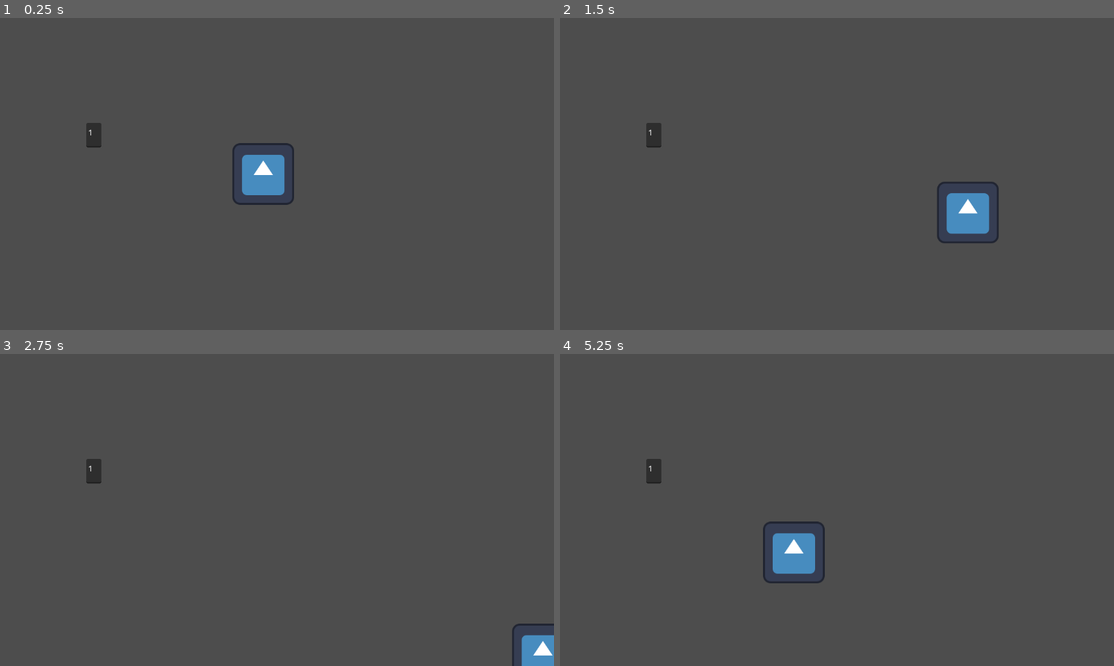
Above: before the commit, frames 1-4 (two rows, left to right).
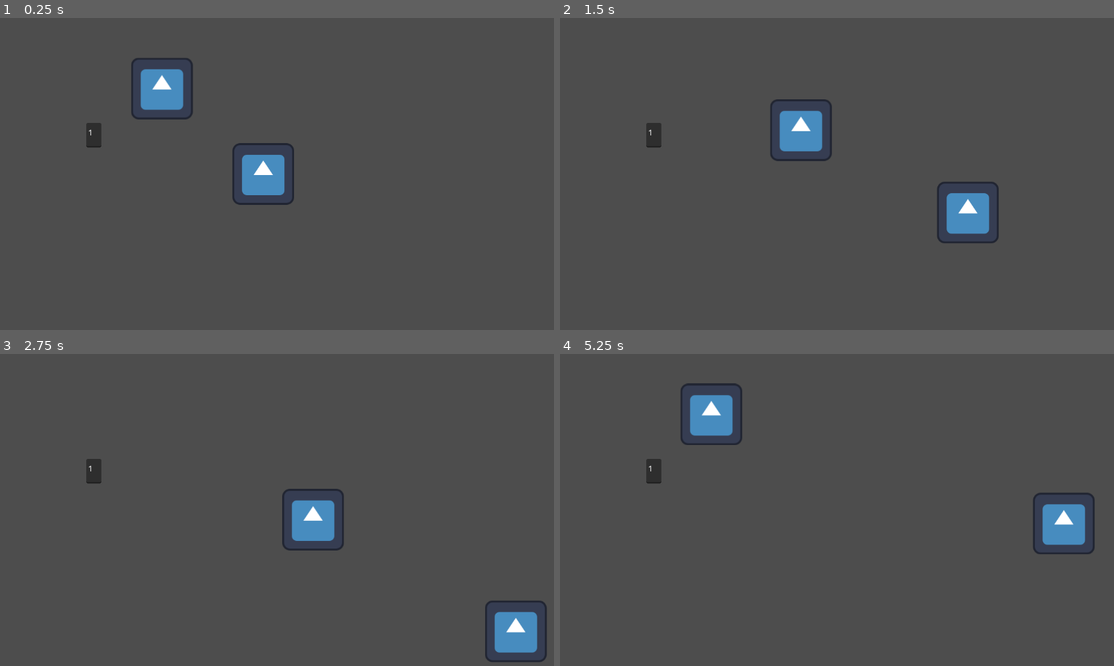
Above: after the commit, the same moments.

Repository: 22ncave/8DIT-Game-Project
Game: Godot game, scene res://scenes/rooms/room_1.tscn
Two runs of this game, one before a commit and one after it. Both use one fixed random seed, a clock stepped at 60 frames per second and the inputs below. The engine's default icon, where the game draws it, is replaced by a stand-in: a white triangle on a blue panel in a dark square.
Inputs:
- Up to frame 1 (0.25 s): no input
- Up to frame 2 (1.5 s): hold D (right) 0.53-1.28 s; hold S (down) from 1.28 s (still down)
- Up to frame 3 (2.75 s): release S (down) at 2.03 s; hold D (right) from 2.03 s (still down)
- Up to frame 4 (5.25 s): release D (right) at 2.78 s; hold W (up) 2.78-3.53 s; hold A (left) 3.53-5.03 s; hold S (down) from 5.03 s (still down)

The runs differ from the first frame. In frame 1, 1.3% of the frame differs, in the area x 23-35%, y 12-33%; in frame 2, 1.3%; in frame 3, 2.8%; in frame 4, 3.9%, in the area x 21-97%, y 9-74%.

Commit message:
made walls and basic monster code

Diff:
--- /dev/null
+++ b/the-observer/scenes/monster.tscn
@@ -0,0 +1,25 @@
+[gd_scene format=3 uid="uid://dyesxlc85kkd3"]
+
+[ext_resource type="Script" uid="uid://cx1qbx2jph1ti" path="res://scripts/monster.gd" id="1_1cbnp"]
+[ext_resource type="Texture2D" uid="uid://b84nwegnytgwg" path="res://icon.svg" id="1_uwnm8"]
+
+[sub_resource type="RectangleShape2D" id="RectangleShape2D_1cbnp"]
+size = Vector2(128, 129)
+
+[node name="monster" type="CharacterBody2D" unique_id=624561388]
+script = ExtResource("1_1cbnp")
+
+[node name="Sprite2D" type="Sprite2D" parent="." unique_id=361161733]
+texture = ExtResource("1_uwnm8")
+
+[node name="NavigationAgent2D" type="NavigationAgent2D" parent="." unique_id=389463217]
+
+[node name="CollisionShape2D" type="CollisionShape2D" parent="." unique_id=286751661]
+position = Vector2(0, 1.5)
+shape = SubResource("RectangleShape2D_1cbnp")
+
+[node name="Area2D" type="Area2D" parent="." unique_id=1414277429]
+
+[node name="CollisionShape2D" type="CollisionShape2D" parent="Area2D" unique_id=1070625376]
+position = Vector2(0, 1.5)
+shape = SubResource("RectangleShape2D_1cbnp")
--- a/the-observer/scenes/rooms/room_1.tscn
+++ b/the-observer/scenes/rooms/room_1.tscn
@@ -3,6 +3,13 @@
 [ext_resource type="Script" uid="uid://b3guynd2wrsl4" path="res://scripts/level.gd" id="1_fbq1s"]
 [ext_resource type="PackedScene" uid="uid://dqkqblw0t81lj" path="res://scenes/player.tscn" id="1_scgta"]
 [ext_resource type="PackedScene" uid="uid://bhixvpk506kjs" path="res://scenes/door.tscn" id="2_hnbyo"]
+[ext_resource type="PackedScene" uid="uid://dyesxlc85kkd3" path="res://scenes/monster.tscn" id="4_wodat"]
+[ext_resource type="PackedScene" uid="uid://bg7fi3nwqs56j" path="res://scenes/wall.tscn" id="5_p8nu4"]
+
+[sub_resource type="NavigationPolygon" id="NavigationPolygon_fbq1s"]
+vertices = PackedVector2Array(1145.8672, 635, 10.046875, 635, 12.953125, 17, 1138.1172, 17)
+polygons = Array[PackedInt32Array]([PackedInt32Array(0, 1, 2, 3)])
+outlines = Array[PackedVector2Array]([PackedVector2Array(3, 7, 1148, 7, 1156, 645, 0, 645)])
 
 [node name="room_1" type="Node2D" unique_id=922840621]
 script = ExtResource("1_fbq1s")
@@ -30,3 +37,12 @@
 offset_right = 213.0
 offset_bottom = 269.0
 text = "1"
+
+[node name="NavigationRegion2D" type="NavigationRegion2D" parent="." unique_id=404700810]
+navigation_polygon = SubResource("NavigationPolygon_fbq1s")
+
+[node name="monster" parent="." unique_id=624561388 node_paths=PackedStringArray("player") instance=ExtResource("4_wodat")]
+position = Vector2(312, 124)
+player = NodePath("../Player")
+
+[node name="wall" parent="." unique_id=976235932 instance=ExtResource("5_p8nu4")]
--- a/the-observer/scenes/rooms/room_2.tscn
+++ b/the-observer/scenes/rooms/room_2.tscn
@@ -3,6 +3,7 @@
 [ext_resource type="Script" uid="uid://b3guynd2wrsl4" path="res://scripts/level.gd" id="1_3e1ps"]
 [ext_resource type="PackedScene" uid="uid://dqkqblw0t81lj" path="res://scenes/player.tscn" id="1_6a8el"]
 [ext_resource type="PackedScene" uid="uid://bhixvpk506kjs" path="res://scenes/door.tscn" id="3_ar6ir"]
+[ext_resource type="PackedScene" uid="uid://bg7fi3nwqs56j" path="res://scenes/wall.tscn" id="4_0g03g"]
 
 [node name="room_2" type="Node2D" unique_id=1176185118]
 script = ExtResource("1_3e1ps")
@@ -30,3 +31,5 @@
 offset_right = 213.0
 offset_bottom = 269.0
 text = "2"
+
+[node name="wall" parent="." unique_id=976235932 instance=ExtResource("4_0g03g")]
--- a/the-observer/scenes/rooms/room_3.tscn
+++ b/the-observer/scenes/rooms/room_3.tscn
@@ -3,6 +3,7 @@
 [ext_resource type="PackedScene" uid="uid://dqkqblw0t81lj" path="res://scenes/player.tscn" id="1_etvqs"]
 [ext_resource type="Script" uid="uid://b3guynd2wrsl4" path="res://scripts/level.gd" id="1_josgj"]
 [ext_resource type="PackedScene" uid="uid://bhixvpk506kjs" path="res://scenes/door.tscn" id="3_g5ssp"]
+[ext_resource type="PackedScene" uid="uid://bg7fi3nwqs56j" path="res://scenes/wall.tscn" id="4_ahsqd"]
 
 [node name="room_3" type="Node2D" unique_id=403007972]
 script = ExtResource("1_josgj")
@@ -24,3 +25,5 @@
 offset_right = 213.0
 offset_bottom = 269.0
 text = "3"
+
+[node name="wall" parent="." unique_id=976235932 instance=ExtResource("4_ahsqd")]
--- a/the-observer/scenes/rooms/room_4.tscn
+++ b/the-observer/scenes/rooms/room_4.tscn
@@ -3,6 +3,7 @@
 [ext_resource type="PackedScene" uid="uid://dqkqblw0t81lj" path="res://scenes/player.tscn" id="1_2f6pe"]
 [ext_resource type="Script" uid="uid://b3guynd2wrsl4" path="res://scripts/level.gd" id="1_yf4pg"]
 [ext_resource type="PackedScene" uid="uid://bhixvpk506kjs" path="res://scenes/door.tscn" id="3_8h73v"]
+[ext_resource type="PackedScene" uid="uid://bg7fi3nwqs56j" path="res://scenes/wall.tscn" id="4_u8vhm"]
 
 [node name="room_4" type="Node2D" unique_id=540042818]
 script = ExtResource("1_yf4pg")
@@ -18,7 +19,7 @@
 position_tag = "s"
 
 [node name="Door_e" parent="Doors" unique_id=1544276488 instance=ExtResource("3_8h73v")]
-position = Vector2(1155, 320.00003)
+position = Vector2(1142, 320.00003)
 rotation = 1.5712559
 room_tag = "room_5"
 position_tag = "w"
@@ -35,3 +36,5 @@
 offset_right = 213.0
 offset_bottom = 269.0
 text = "4"
+
+[node name="wall" parent="." unique_id=976235932 instance=ExtResource("4_u8vhm")]
--- a/the-observer/scenes/rooms/room_5.tscn
+++ b/the-observer/scenes/rooms/room_5.tscn
@@ -3,6 +3,7 @@
 [ext_resource type="Script" uid="uid://b3guynd2wrsl4" path="res://scripts/level.gd" id="1_585it"]
 [ext_resource type="PackedScene" uid="uid://dqkqblw0t81lj" path="res://scenes/player.tscn" id="1_wq1n7"]
 [ext_resource type="PackedScene" uid="uid://bhixvpk506kjs" path="res://scenes/door.tscn" id="3_qf5d3"]
+[ext_resource type="PackedScene" uid="uid://bg7fi3nwqs56j" path="res://scenes/wall.tscn" id="4_3gq05"]
 
 [node name="room_5" type="Node2D" unique_id=1338870574]
 script = ExtResource("1_585it")
@@ -41,3 +42,5 @@
 offset_right = 213.0
 offset_bottom = 269.0
 text = "5"
+
+[node name="wall" parent="." unique_id=976235932 instance=ExtResource("4_3gq05")]
--- a/the-observer/scenes/rooms/room_6.tscn
+++ b/the-observer/scenes/rooms/room_6.tscn
@@ -3,6 +3,7 @@
 [ext_resource type="PackedScene" uid="uid://dqkqblw0t81lj" path="res://scenes/player.tscn" id="1_qliwx"]
 [ext_resource type="Script" uid="uid://b3guynd2wrsl4" path="res://scripts/level.gd" id="1_u1063"]
 [ext_resource type="PackedScene" uid="uid://bhixvpk506kjs" path="res://scenes/door.tscn" id="3_wf3jn"]
+[ext_resource type="PackedScene" uid="uid://bg7fi3nwqs56j" path="res://scenes/wall.tscn" id="4_7u5fy"]
 
 [node name="room_6" type="Node2D" unique_id=1375047011]
 script = ExtResource("1_u1063")
@@ -35,3 +36,5 @@
 offset_right = 213.0
 offset_bottom = 269.0
 text = "6"
+
+[node name="wall" parent="." unique_id=976235932 instance=ExtResource("4_7u5fy")]
--- a/the-observer/scenes/rooms/room_7.tscn
+++ b/the-observer/scenes/rooms/room_7.tscn
@@ -3,6 +3,7 @@
 [ext_resource type="PackedScene" uid="uid://dqkqblw0t81lj" path="res://scenes/player.tscn" id="1_ltaa5"]
 [ext_resource type="Script" uid="uid://b3guynd2wrsl4" path="res://scripts/level.gd" id="1_n8rfd"]
 [ext_resource type="PackedScene" uid="uid://bhixvpk506kjs" path="res://scenes/door.tscn" id="3_wyc6f"]
+[ext_resource type="PackedScene" uid="uid://bg7fi3nwqs56j" path="res://scenes/wall.tscn" id="4_ke6or"]
 
 [node name="room_7" type="Node2D" unique_id=1336850897]
 script = ExtResource("1_n8rfd")
@@ -23,3 +24,5 @@
 offset_right = 213.0
 offset_bottom = 269.0
 text = "7"
+
+[node name="wall" parent="." unique_id=976235932 instance=ExtResource("4_ke6or")]
--- a/the-observer/scenes/rooms/room_8.tscn
+++ b/the-observer/scenes/rooms/room_8.tscn
@@ -3,6 +3,7 @@
 [ext_resource type="Script" uid="uid://b3guynd2wrsl4" path="res://scripts/level.gd" id="1_n7o1u"]
 [ext_resource type="PackedScene" uid="uid://dqkqblw0t81lj" path="res://scenes/player.tscn" id="1_tdltm"]
 [ext_resource type="PackedScene" uid="uid://bhixvpk506kjs" path="res://scenes/door.tscn" id="3_jygfs"]
+[ext_resource type="PackedScene" uid="uid://bg7fi3nwqs56j" path="res://scenes/wall.tscn" id="4_8ndhd"]
 
 [node name="room_8" type="Node2D" unique_id=1000437915]
 script = ExtResource("1_n7o1u")
@@ -18,7 +19,7 @@
 position_tag = "s"
 
 [node name="Door_e" parent="Doors" unique_id=376427902 instance=ExtResource("3_jygfs")]
-position = Vector2(1153, 351)
+position = Vector2(1144, 351)
 rotation = 1.5713986
 room_tag = "room_9"
 position_tag = "w"
@@ -29,3 +30,5 @@
 offset_right = 213.0
 offset_bottom = 269.0
 text = "8"
+
+[node name="wall" parent="." unique_id=976235932 instance=ExtResource("4_8ndhd")]
--- a/the-observer/scenes/rooms/room_9.tscn
+++ b/the-observer/scenes/rooms/room_9.tscn
@@ -3,6 +3,7 @@
 [ext_resource type="Script" uid="uid://b3guynd2wrsl4" path="res://scripts/level.gd" id="1_f8nwv"]
 [ext_resource type="PackedScene" uid="uid://dqkqblw0t81lj" path="res://scenes/player.tscn" id="1_luyxt"]
 [ext_resource type="PackedScene" uid="uid://bhixvpk506kjs" path="res://scenes/door.tscn" id="3_hstmy"]
+[ext_resource type="PackedScene" uid="uid://bg7fi3nwqs56j" path="res://scenes/wall.tscn" id="4_1vxjc"]
 
 [node name="room_9" type="Node2D" unique_id=245765173]
 script = ExtResource("1_f8nwv")
@@ -29,3 +30,5 @@
 offset_right = 213.0
 offset_bottom = 269.0
 text = "9"
+
+[node name="wall" parent="." unique_id=976235932 instance=ExtResource("4_1vxjc")]
--- /dev/null
+++ b/the-observer/scenes/wall.tscn
@@ -0,0 +1,24 @@
+[gd_scene format=3 uid="uid://bg7fi3nwqs56j"]
+
+[sub_resource type="RectangleShape2D" id="RectangleShape2D_uvhfp"]
+size = Vector2(1161, 20)
+
+[node name="wall" type="StaticBody2D" unique_id=976235932]
+
+[node name="CollisionShape2D" type="CollisionShape2D" parent="." unique_id=972189585]
+position = Vector2(570.5, 0)
+shape = SubResource("RectangleShape2D_uvhfp")
+
+[node name="CollisionShape2D2" type="CollisionShape2D" parent="." unique_id=760603119]
+position = Vector2(570.5, 650)
+shape = SubResource("RectangleShape2D_uvhfp")
+
+[node name="CollisionShape2D3" type="CollisionShape2D" parent="." unique_id=1243895663]
+position = Vector2(2, 570)
+rotation = -1.573249
+shape = SubResource("RectangleShape2D_uvhfp")
+
+[node name="CollisionShape2D4" type="CollisionShape2D" parent="." unique_id=755464990]
+position = Vector2(1148, 570)
+rotation = -1.573249
+shape = SubResource("RectangleShape2D_uvhfp")
--- /dev/null
+++ b/the-observer/scripts/monster.gd
@@ -0,0 +1,21 @@
+extends CharacterBody2D
+
+@onready var nav_agent = $NavigationAgent2D
+var speed = 150
+
+@export var entity_tag : String
+
+@export var player:CharacterBody2D
+
+func _physics_process(delta: float) -> void:
+	if not player:
+		return
+
+	nav_agent.target_position = player.global_position
+
+	var next_path_pos = nav_agent.get_next_path_position()
+
+	var direction = (next_path_pos - global_position).normalized()
+
+	velocity = direction * speed
+	move_and_slide()
Not shown, added: the-observer/scripts/monster.gd.uid
